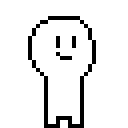
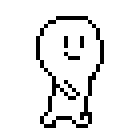
The second (128, 128) image is a revision of the first. Changes to its layers:
painted on "レイヤー 2" over [28, 16, 104, 128]
